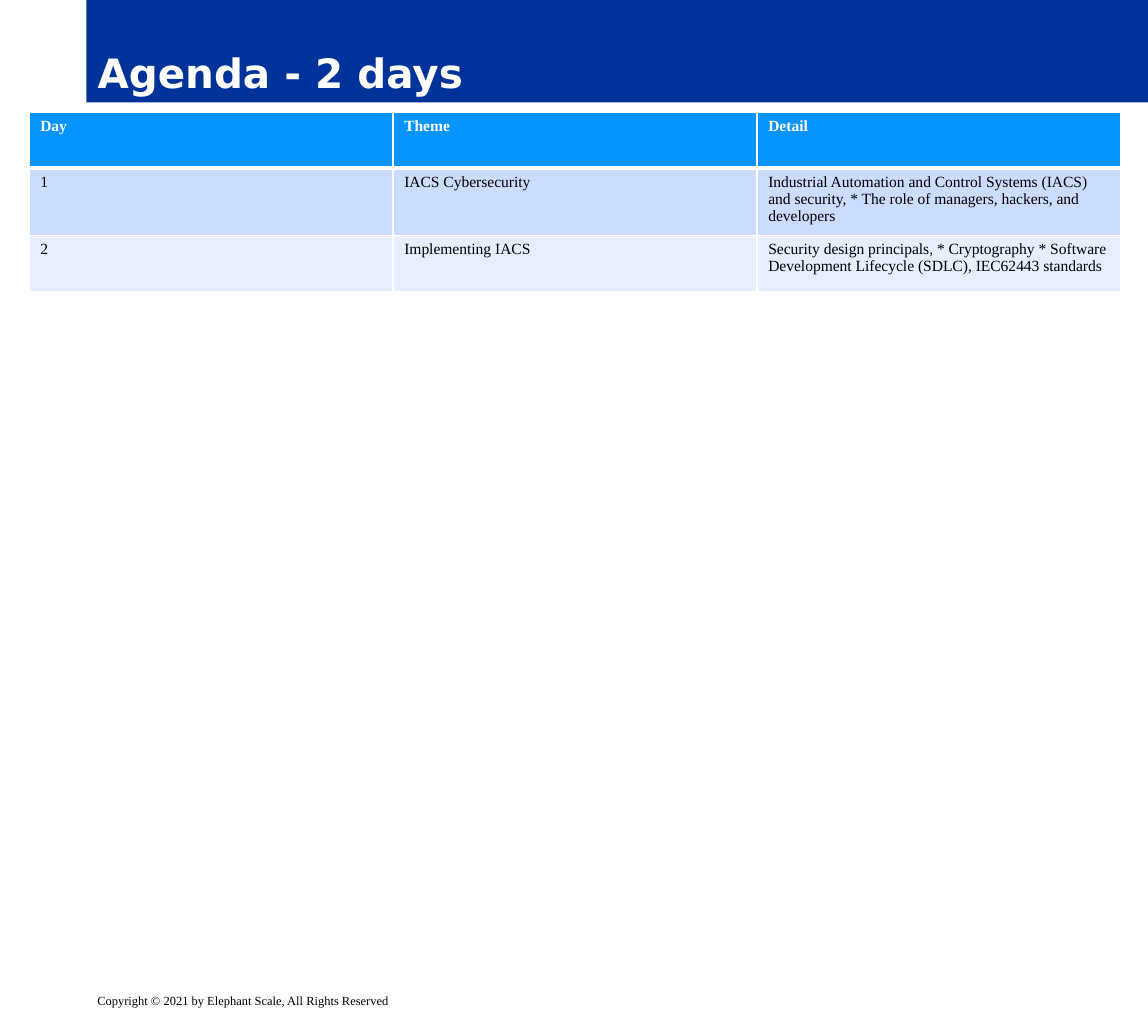
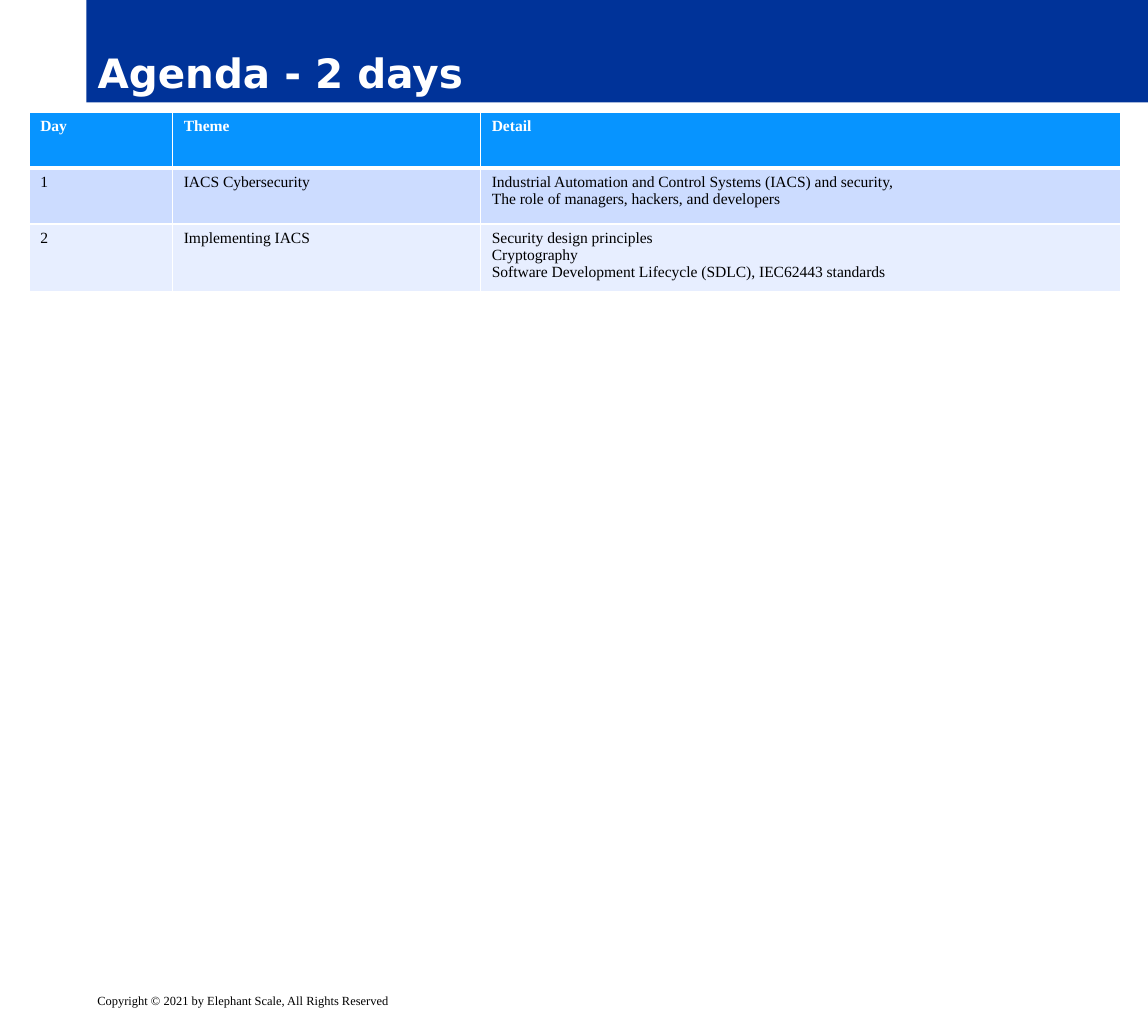
Before and after one commit to elephantscale/es-training-new, a slide deck: slide 2 of cybersecurity-iacs/slides/delivery/02__About-Cyber-IACS.pptx. Drawn at 1148x1016 pixels with LibreOffice and Linux fonts; fonts in the diff are those of the drawing; background and template pictures are left out. Boxes give left, top, right and bottom in pixels: in the first picture for what was removed or moved away, otherwise in the second. Text is boxed around its words. In the diff, an @@ line names an element or a change of style, - is before the commit and + after.

```diff
--- a/cybersecurity-iacs/slides/delivery/02__About-Cyber-IACS.pptx
+++ b/cybersecurity-iacs/slides/delivery/02__About-Cyber-IACS.pptx
@@ table at (x1=29, y1=112, x2=1121, y2=426) @@
-row 2, column 3: Industrial Automation and Control Systems (IACS) and security, * The role of managers, hackers, and developers
+row 2, column 3: Industrial Automation and Control Systems (IACS) and security, / The role of managers, hackers, and developers
-row 3, column 3: Security design principals, * Cryptography * Software Development Lifecycle (SDLC), IEC62443 standards
+row 3, column 3: Security design principles / Cryptography / Software Development Lifecycle (SDLC), IEC62443 standards
```
Also in this commit, not shown: 1 other slide changed, 14 other files.
